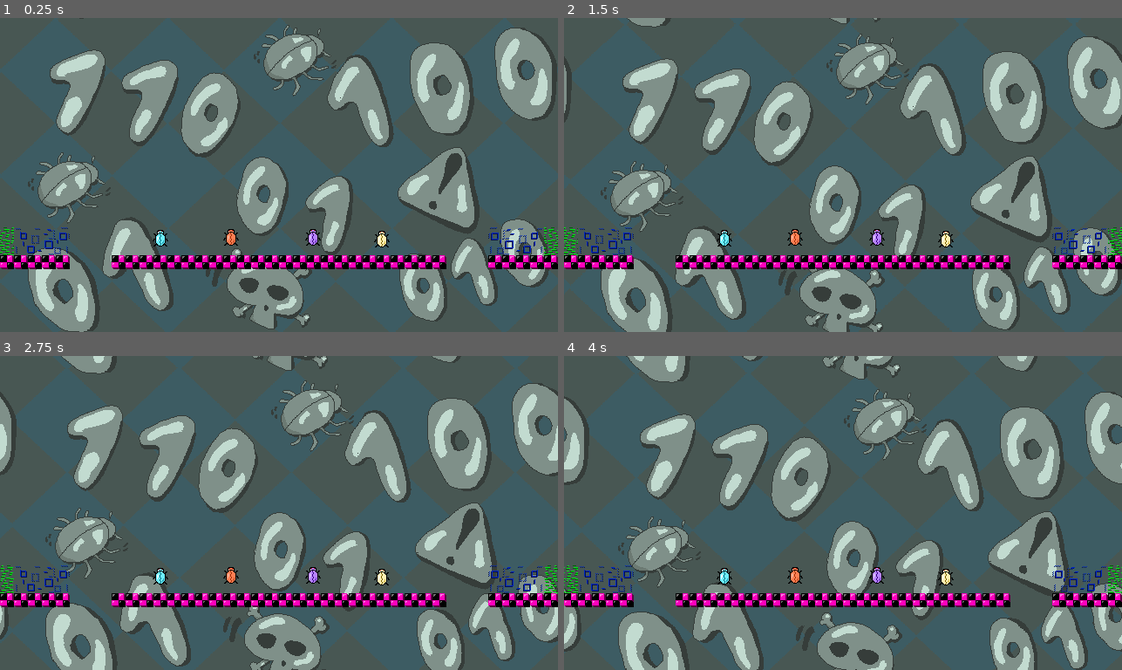
Above: before the commit, frames 1-4 (two rows, left to right).
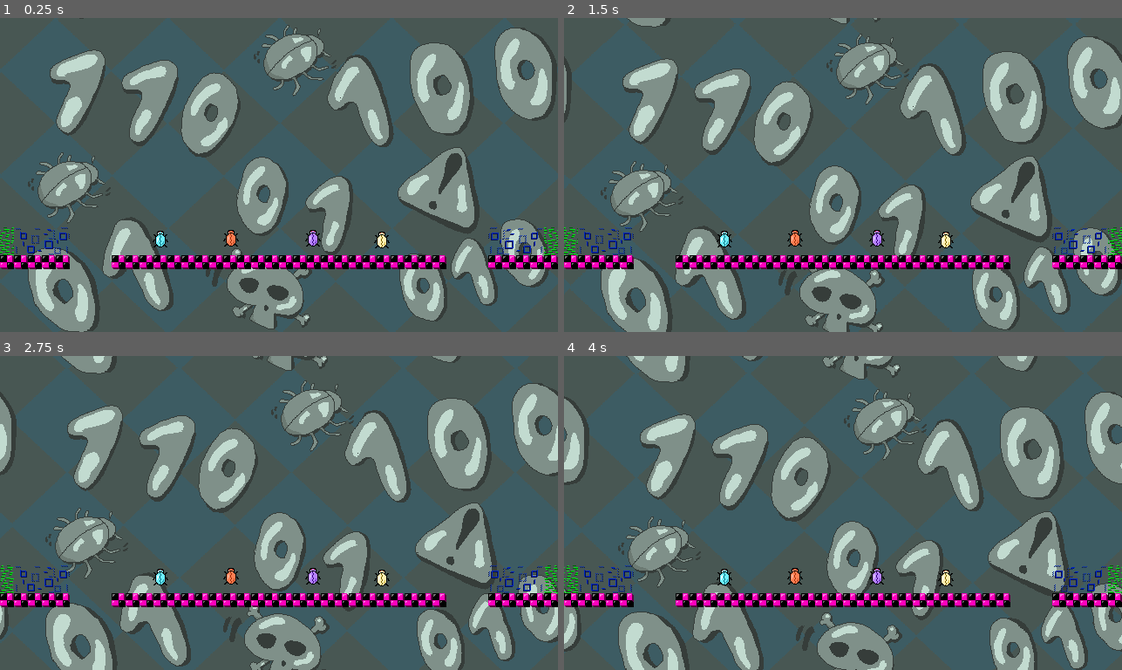
Above: after the commit, the same moments.

Repository: Lucas-Smelley/nothing-stays-fixed
Game: Godot game, scene res://scenes/rooms/door_room.tscn
Two runs of this game, one before a commit and one after it. Both use one fixed random seed, a clock stepped at 60 frames per second and the inputs below. This scene is started directly instead of the project's main scene.
Inputs:
- Up to frame 1 (0.25 s): no input
- Up to frame 2 (1.5 s): hold D (move_right) from 0.53 s (still down); tap E (interact) at 0.6, 1.35 s; tap W (jump) at 0.77 s
- Up to frame 3 (2.75 s): tap W (jump) at 1.52 s; release D (move_right) at 2.03 s; hold A (move_left) from 2.03 s (still down); tap C (set_checkpoint) at 2.1 s; tap E (interact) at 2.3 s
- Up to frame 4 (4 s): release A (move_left) at 2.78 s; hold D (move_right) from 2.78 s (still down); tap Shift (use_ability) at 2.85 s; tap W (jump) at 3.02, 3.77 s; tap E (interact) at 3.05, 3.6 s

The runs differ from the first frame. In frame 1, 0.2% of the frame differs, in the area x 27-70%, y 67-74%; in frame 2, 0.2%; in frame 3, 0.2%; in frame 4, 0.2%.

Commit message:
key pickups and door opening n such

Diff:
--- /dev/null
+++ b/autoload/Progress.gd
@@ -0,0 +1,15 @@
+extends Node
+
+var unlocked_doors: Dictionary = {} # door_id -> true
+
+func is_door_unlocked(door_id: String) -> bool:
+	return unlocked_doors.get(door_id, false)
+
+func unlock_door(door_id: String) -> void:
+	if door_id == "":
+		push_warning("Tried to unlock empty door_id")
+		return
+	unlocked_doors[door_id] = true
+
+func reset_run() -> void:
+	unlocked_doors.clear()
--- a/project.godot
+++ b/project.godot
@@ -19,6 +19,7 @@
 Transition="*uid://b1wpbw8fxhqg7"
 RoomContext="*uid://c6lopom5wunc8"
 Inventory="*uid://dnu8h516uiosj"
+Progress="*uid://dmrmteyabp61j"
 
 [display]
 
@@ -31,6 +32,7 @@
 player=""
 interactable=""
 SafeArea=""
+door_spawn_point=""
 
 [input]
 
--- a/scenes/interactables/doors/dash_door.tscn
+++ b/scenes/interactables/doors/dash_door.tscn
@@ -5,6 +5,7 @@
 
 [node name="DashDoor" unique_id=2002614816 instance=ExtResource("1_hicjk")]
 required_key_id = "DASH_KEY"
+door_id = "DASH_DOOR"
 
 [node name="Sprite2D" parent="." index="0" unique_id=660292665]
 texture = ExtResource("2_mvl78")
--- a/scenes/interactables/doors/double_jump_door.tscn
+++ b/scenes/interactables/doors/double_jump_door.tscn
@@ -5,9 +5,7 @@
 
 [node name="DoubleJumpDoor" unique_id=2002614816 instance=ExtResource("1_l5vr3")]
 required_key_id = "DOUBLE_JUMP_KEY"
+door_id = "DOUBLE_JUMP_DOOR"
 
 [node name="Sprite2D" parent="." index="0" unique_id=660292665]
 texture = ExtResource("2_btq7b")
-
-[node name="CollisionShape2D" parent="." index="1" unique_id=1607898899]
-position = Vector2(0, 1)
--- a/scenes/interactables/doors/inverse_gravity_door.tscn
+++ b/scenes/interactables/doors/inverse_gravity_door.tscn
@@ -5,6 +5,7 @@
 
 [node name="InverseGravityDoor" unique_id=2002614816 instance=ExtResource("1_2uedo")]
 required_key_id = "INVERSE_GRAVITY_KEY"
+door_id = "DOUBLE_JUMP_DOOR"
 
 [node name="Sprite2D" parent="." index="0" unique_id=660292665]
 texture = ExtResource("2_77183")
--- a/scenes/interactables/doors/phase_door.tscn
+++ b/scenes/interactables/doors/phase_door.tscn
@@ -5,6 +5,7 @@
 
 [node name="PhaseDoor" unique_id=2002614816 instance=ExtResource("1_2f1i4")]
 required_key_id = "PHASE_KEY"
+door_id = "PHASE_DOOR"
 
 [node name="Sprite2D" parent="." index="0" unique_id=660292665]
 texture = ExtResource("2_my0e8")
--- a/scenes/rooms/door_room.tscn
+++ b/scenes/rooms/door_room.tscn
@@ -2,23 +2,38 @@
 
 [ext_resource type="PackedScene" uid="uid://c44pg6l5f38r7" path="res://scenes/base_room.tscn" id="1_ru5ed"]
 [ext_resource type="PackedScene" uid="uid://bpcpk2g30i7xa" path="res://scenes/interactables/doors/dash_door.tscn" id="2_7c2d1"]
+[ext_resource type="Script" uid="uid://n46uk6hlxjgl" path="res://scripts/door_room.gd" id="2_14vip"]
 [ext_resource type="PackedScene" uid="uid://vlm0ue3sb2qr" path="res://scenes/interactables/doors/double_jump_door.tscn" id="3_kjdpe"]
 [ext_resource type="PackedScene" uid="uid://b8pn02h7ii1gu" path="res://scenes/interactables/doors/inverse_gravity_door.tscn" id="4_14vip"]
 [ext_resource type="PackedScene" uid="uid://cnyydjjv1xnod" path="res://scenes/interactables/doors/phase_door.tscn" id="5_kna73"]
+[ext_resource type="Script" uid="uid://cm8yh376mi8vv" path="res://scripts/pickups/door_spawn_point.gd" id="6_kjdpe"]
 
 [node name="BaseRoom" unique_id=920769205 instance=ExtResource("1_ru5ed")]
+script = ExtResource("2_14vip")
 
 [node name="TileMap_Room" parent="." index="2" unique_id=452897678]
 tile_map_data = PackedByteArray("AAAEABEAAAAAAAAAAAAjABEAAAAAAAAAAAAIABEAAAAAAAAAAAAJABEAAAAAAAAAAAAKABEAAAAAAAAAAAALAB …(336 unchanged characters)…
 
-[node name="DashDoor" parent="." index="7" unique_id=2002614816 instance=ExtResource("2_7c2d1")]
-position = Vector2(184, 252)
+[node name="DashMarker" type="Marker2D" parent="." index="7" unique_id=70370270 groups=["door_spawn_point"]]
+position = Vector2(184, 253)
+script = ExtResource("6_kjdpe")
+door_id = "DASH_DOOR"
+door_scene = ExtResource("2_7c2d1")
 
-[node name="DoubleJumpDoor" parent="." index="8" unique_id=1135098568 instance=ExtResource("3_kjdpe")]
-position = Vector2(265, 251)
+[node name="DoubleJumpMarker" type="Marker2D" parent="." index="8" unique_id=2053996525 groups=["door_spawn_point"]]
+position = Vector2(265, 252)
+script = ExtResource("6_kjdpe")
+door_id = "DOUBLE_JUMP_DOOR"
+door_scene = ExtResource("3_kjdpe")
 
-[node name="InverseGravityDoor" parent="." index="9" unique_id=742325408 instance=ExtResource("4_14vip")]
-position = Vector2(359, 251)
+[node name="InverseGravityMarker" type="Marker2D" parent="." index="9" unique_id=275828248 groups=["door_spawn_point"]]
+position = Vector2(359, 252)
+script = ExtResource("6_kjdpe")
+door_id = "INVERSE_GRAVITY_DOOR"
+door_scene = ExtResource("4_14vip")
 
-[node name="PhaseDoor" parent="." index="10" unique_id=452434239 instance=ExtResource("5_kna73")]
-position = Vector2(438, 253)
+[node name="PhaseMarker" type="Marker2D" parent="." index="10" unique_id=558606154 groups=["door_spawn_point"]]
+position = Vector2(438, 254)
+script = ExtResource("6_kjdpe")
+door_id = "PHASE_DOOR"
+door_scene = ExtResource("5_kna73")
--- a/scenes/rooms/setup_room.tscn
+++ b/scenes/rooms/setup_room.tscn
@@ -6,6 +6,7 @@
 [ext_resource type="PackedScene" uid="uid://dajy3lb5a0abc" path="res://scenes/interactables/abilities/double_jump_pickup.tscn" id="4_ios0r"]
 [ext_resource type="PackedScene" uid="uid://cxru7egdkmgyl" path="res://scenes/interactables/abilities/invert_gravity_pickup.tscn" id="5_nfquk"]
 [ext_resource type="PackedScene" uid="uid://bkbpfm4yld6ym" path="res://scenes/interactables/abilities/phase_pickup.tscn" id="6_s0nb4"]
+[ext_resource type="PackedScene" uid="uid://cyg02j48fvdnc" path="res://scenes/interactables/keys/dash_key.tscn" id="7_d1oky"]
 
 [node name="BaseRoom" unique_id=920769205 instance=ExtResource("1_1q7f0")]
 
@@ -31,3 +32,6 @@
 
 [node name="PhasePickup" parent="." index="12" unique_id=93309844 instance=ExtResource("6_s0nb4")]
 position = Vector2(487, 260)
+
+[node name="DashKey" parent="." index="13" unique_id=1465092290 instance=ExtResource("7_d1oky")]
+position = Vector2(137, 260)
--- /dev/null
+++ b/scripts/door_room.gd
@@ -0,0 +1,38 @@
+extends Room # <-- change path to your actual base room script
+
+func _ready() -> void:
+	super._ready()
+	_spawn_locked_doors()
+
+func _spawn_locked_doors() -> void:
+	var spawn_points := _get_door_spawn_points(self)
+
+	for sp: DoorSpawnPoint in spawn_points:
+
+		if sp.door_scene == null:
+			push_warning("DoorSpawnPoint missing door_scene for door_id: " + sp.door_id)
+			continue
+
+		var unlocked := Progress.is_door_unlocked(sp.door_id)
+
+		# You asked: only spawn doors that haven't been cleared
+		if unlocked and not sp.spawn_when_unlocked:
+			continue
+
+		var door := sp.door_scene.instantiate()
+		add_child(door)
+		door.global_position = sp.global_position
+
+		# give the door its id so it can unlock itself later
+		if door.has_method("set_door_id"):
+			door.call("set_door_id", sp.door_id)
+		elif "door_id" in door:
+			door.door_id = sp.door_id
+
+func _get_door_spawn_points(root: Node) -> Array[DoorSpawnPoint]:
+	var result: Array[DoorSpawnPoint] = []
+	for child in root.get_children():
+		if child is DoorSpawnPoint:
+			result.append(child)
+		result.append_array(_get_door_spawn_points(child))
+	return result
--- /dev/null
+++ b/scripts/pickups/door_spawn_point.gd
@@ -0,0 +1,7 @@
+extends Marker2D
+class_name DoorSpawnPoint
+
+@export var door_id: String = ""
+@export var door_scene: PackedScene  # drag one of your 4 door scenes here
+@export var spawn_when_unlocked: bool = false
+# keep false if you want unlocked doors to disappear
--- a/scripts/pickups/key_door.gd
+++ b/scripts/pickups/key_door.gd
@@ -2,9 +2,10 @@
 
 @export var required_key_id: String = "KEY"
 @export var is_final_door := false
+@export var door_id: String = ""
 
 var _player_inside := false
-var _unlocked := false
+var _opened := false
 
 func _ready() -> void:
 	collision_mask = 0
@@ -14,33 +15,80 @@
 	body_exited.connect(_on_body_exited)
 	Inventory.key_added.connect(_on_key_added)
 
-	_refresh_lock_state()
+	_refresh_visual_state()
+
+func set_door_id(id: String) -> void:
+	door_id = id
+	_refresh_visual_state()
 
 func _on_body_entered(body: Node) -> void:
-	if body.is_in_group("player"):
-		_player_inside = true
-		_try_open()
+	if not body.is_in_group("player"):
+		return
+	_player_inside = true
+	_try_open()
 
 func _on_body_exited(body: Node) -> void:
 	if body.is_in_group("player"):
 		_player_inside = false
 
 func _on_key_added(_key_id: String) -> void:
-	_refresh_lock_state()
-	if _player_inside:
-		_try_open()
+	# visuals only, no opening here
+	_refresh_visual_state()
 
-func _refresh_lock_state() -> void:
-	_unlocked = Inventory.has_key(required_key_id)
+func _is_unlocked_now() -> bool:
+	# already permanently unlocked?
+	if door_id != "" and Progress.is_door_unlocked(door_id):
+		return true
+	# otherwise must have the key
+	return Inventory.has_key(required_key_id)
+
+func _refresh_visual_state() -> void:
+	var unlocked := _is_unlocked_now()
 	# TODO: update visuals (locked/unlocked animation)
 
 func _try_open() -> void:
-	if not _unlocked:
-		# TODO: show “needs bug fixer X” prompt / locked shake
+	if _opened:
+		return
+	if not _player_inside:
+		return
+	if not _is_unlocked_now():
+		# TODO: locked feedback
 		return
 
-	# Door opens
-	# TODO: play open anim, disable collision, transition, etc.
+	_opened = true
+
+	# 1) Persist door unlock
+	if door_id != "":
+		Progress.unlock_door(door_id)
+	else:
+		push_warning("Door opened but door_id is empty; progress will not persist.")
+
+	# 2) Consume key from Inventory
+	if required_key_id != "" and Inventory.has_key(required_key_id):
+		Inventory.remove_key(required_key_id)
+
+	# 3) Destroy the carried key node attached to the player (visual)
+	_destroy_carried_key_node(required_key_id)
+
+	# 4) Final door special behavior (optional)
 	if is_final_door:
-		# TODO: trigger win
+		# TODO: trigger win / end cutscene / transition
 		pass
+
+	# Cleanup and destroy door
+	if Inventory.key_added.is_connected(_on_key_added):
+		Inventory.key_added.disconnect(_on_key_added)
+
+	call_deferred("queue_free")
+
+
+func _destroy_carried_key_node(key_id: String) -> void:
+	if key_id == "":
+		return
+
+	# Keys are reparented to the player and put in group "carried_key"
+	for n in get_tree().get_nodes_in_group("carried_key"):
+		# Key script has @export var key_id, so we can check it
+		if "key_id" in n and n.key_id == key_id:
+			n.call_deferred("queue_free")
+			return
--- a/scripts/pickups/key_pickup.gd
+++ b/scripts/pickups/key_pickup.gd
@@ -38,7 +38,7 @@
 	reparent(_pending_player)
 	position = follow_offset
 
-	add_to_group("carried_key")
+	add_to_group("carried_key") # <--- add this
 	_start_bob()
 
 func _start_bob() -> void:
--- a/scripts/room.gd
+++ b/scripts/room.gd
@@ -1,4 +1,5 @@
 extends Node2D
+class_name Room
 
 @onready var tile_map_room: TileMapLayer = $TileMap_Room
 
Not shown, added: autoload/Progress.gd.uid
Not shown, added: scripts/door_room.gd.uid
Not shown, added: scripts/pickups/door_spawn_point.gd.uid
